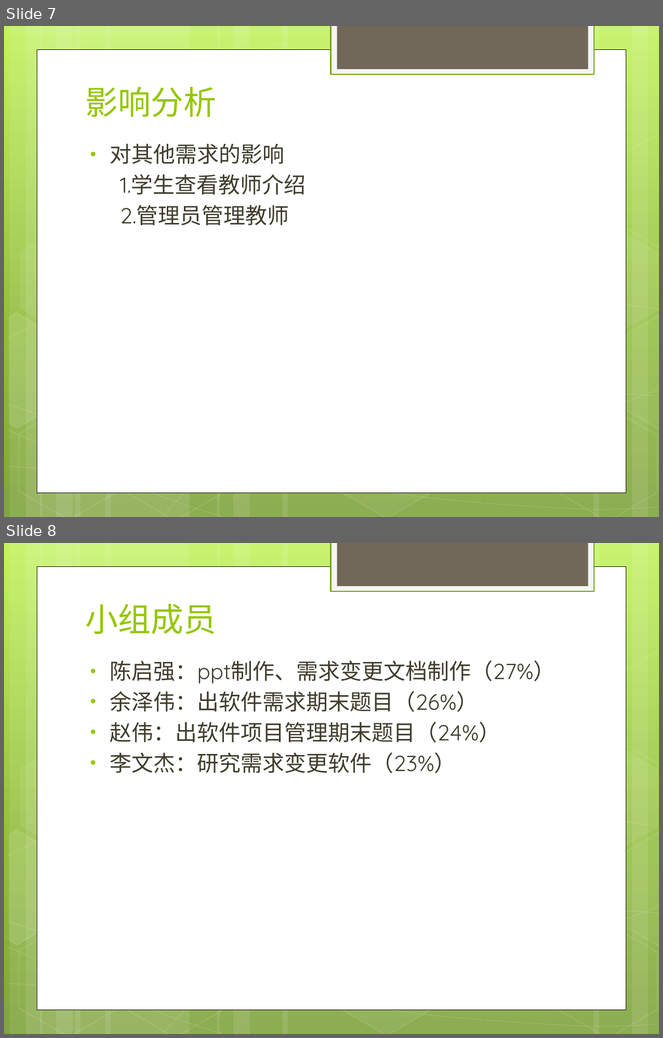
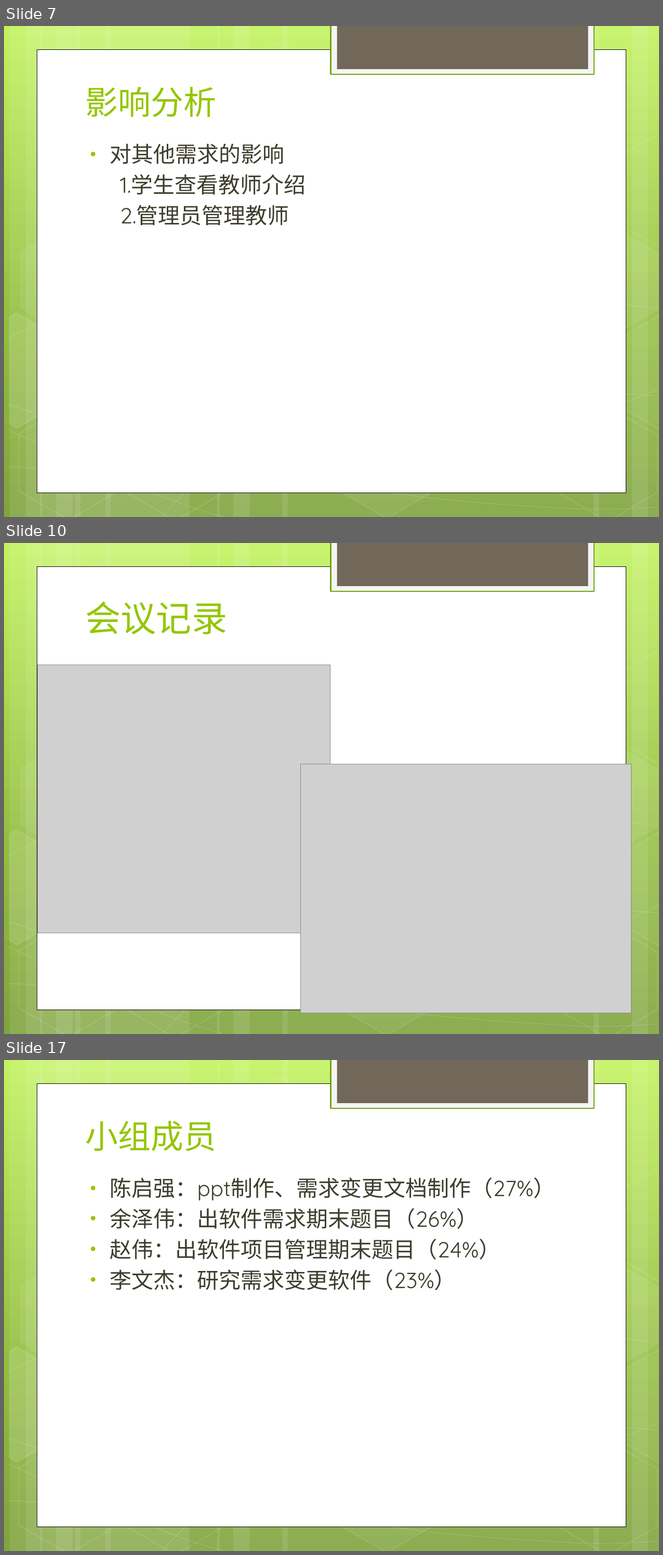
Before and after one commit to rjgcG7/SRS, a slide deck: website/受控文件/需求变更/软件需求变更.pptx. Shown one above the other, each under a label of ours: slides 7 and 8 before the commit, slides 7, 10 and 17 after it; the slides between them are not shown. The pictures are 663x1038 and 663x1555 pixels, drawn with LibreOffice and Linux fonts; fonts in the diff are those of the drawing; grey boxes stand for pictures. Boxes give left, top, right and bottom in pixels: in the first picture for what was removed or moved away, otherwise in the second. Text is boxed around its words. In the diff, an @@ line names an element or a change of style, - is before the commit and + after.

```diff
--- a/website/受控文件/需求变更/软件需求变更.pptx
+++ b/website/受控文件/需求变更/软件需求变更.pptx
@@ slide 10 added at (x1=4, y1=543, x2=659, y2=1034), background gradient #C3F35F to #93BF3F to #81A53E; not listed: 30 template elements that a slide beside it also shows @@
@@ text added at (x1=85, y1=601, x2=227, y2=635), 39 pt, text #94C600 @@
+会议记录
@@ picture added at (x1=37, y1=665, x2=330, y2=933) @@
@@ picture added at (x1=301, y1=765, x2=632, y2=1014) @@
@@ what was slide 8 is now slide 17 @@
```
Also in this commit, not shown: 1 slide changed, 8 other slides added, 8 other files.
